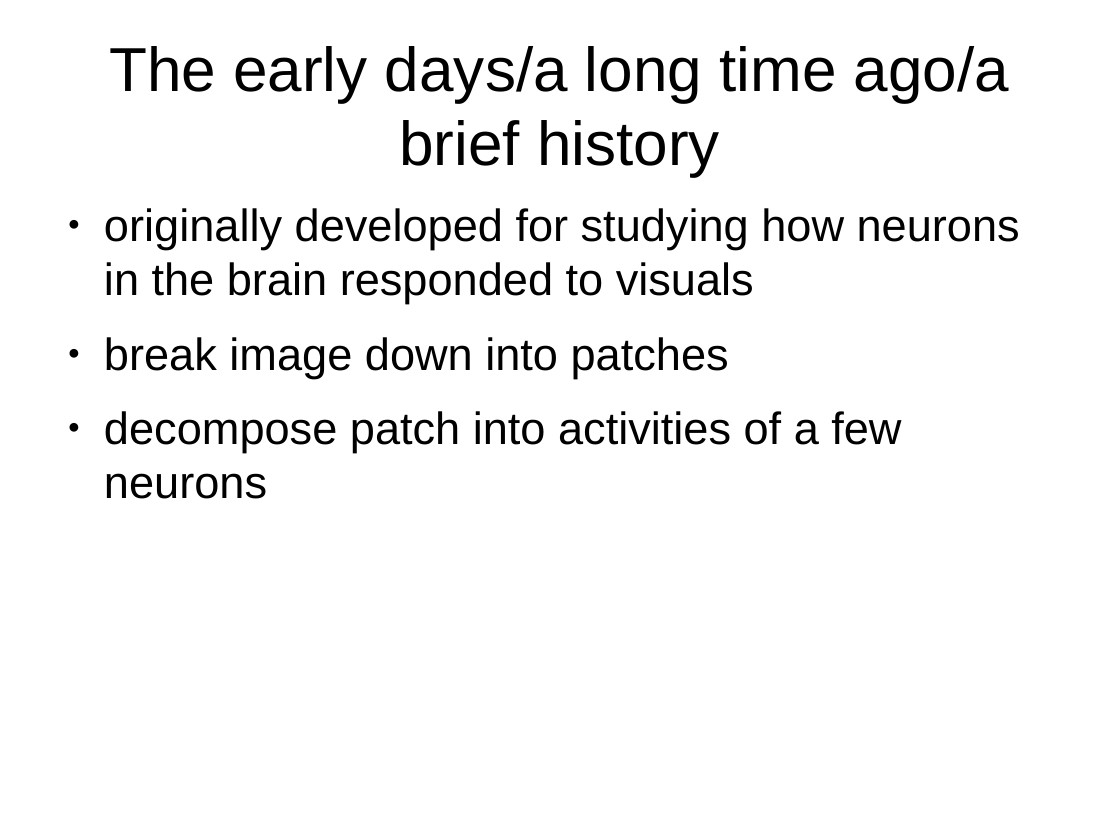
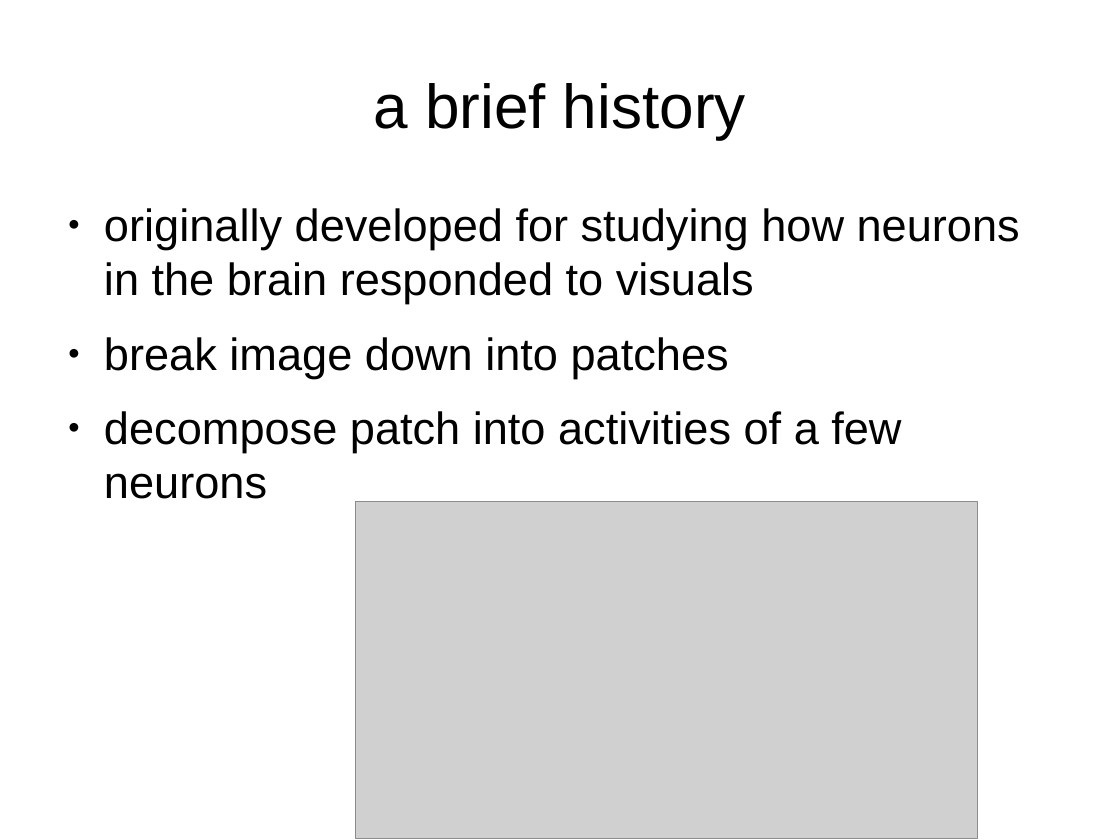
Before and after one commit to Sebu/sprs, a slide deck: slide 5 of progress_report/progress_report.odp (slide 6 before the commit). Drawn at 1120x840 pixels with LibreOffice and Linux fonts; fonts in the diff are those of the drawing; grey boxes stand for pictures. Boxes give left, top, right and bottom in pixels: in the first picture for what was removed or moved away, otherwise in the second. Text is boxed around its words. In the diff, an @@ line names an element or a change of style, - is before the commit and + after.

```diff
--- a/progress_report/progress_report.odp
+++ b/progress_report/progress_report.odp
@@ title at (373,83,746,139): text changed @@
-The early days/a long time ago/a brief history
+a brief history
@@ picture added at (356,502,978,838) @@
```
Also in this commit, not shown: 9 other slides changed, 2 slides added, 2 slides removed, 11 other files.
